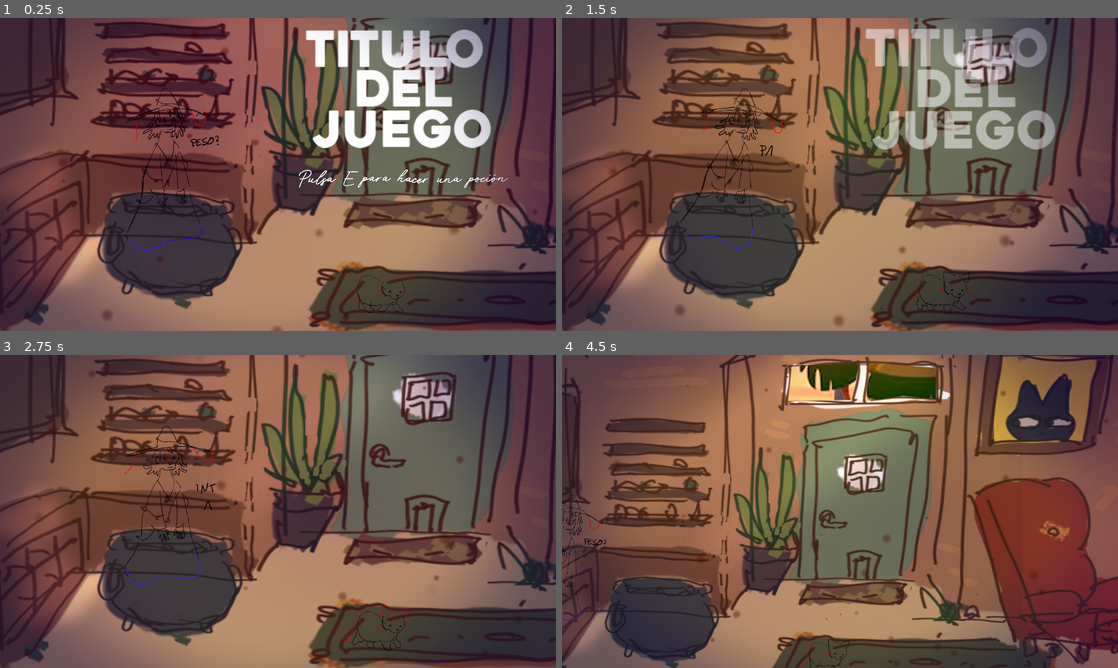
Above: before the commit, frames 1-4 (two rows, left to right).
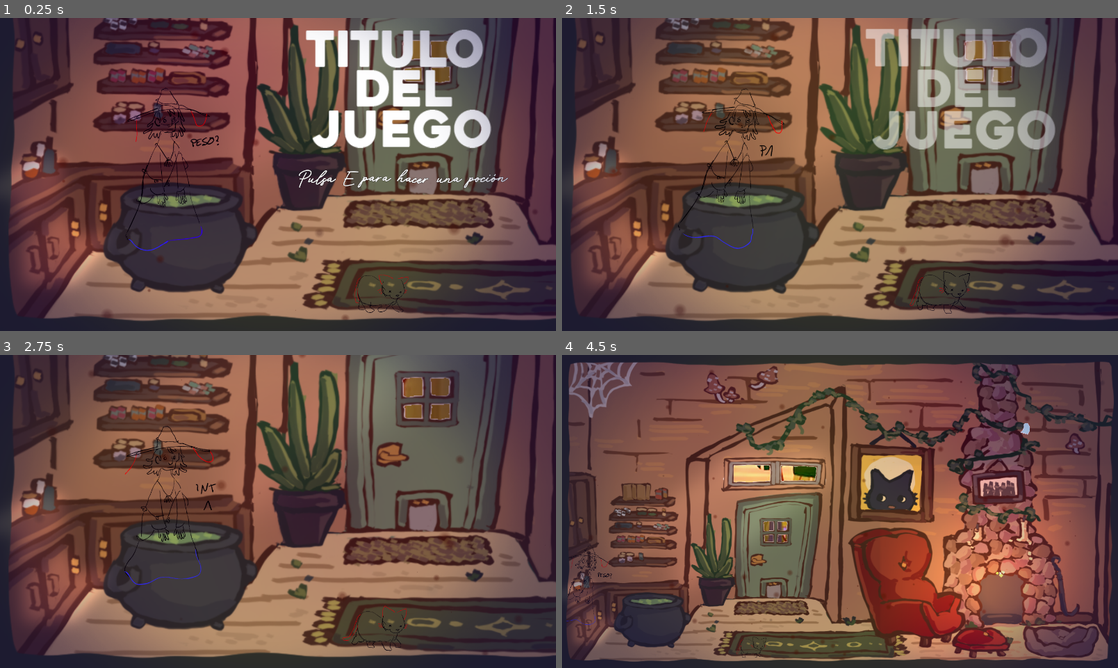
Above: after the commit, the same moments.

Repository: Mapachana/GlobalGameJam25
Game: Godot game, scene res://Scenes/Main.tscn
Same seed, same stepped clock (60 frames per second), same inputs: the game is played once before the commit and once after it. Sound files missing from this copy of the repository are replaced by a short silence.
Inputs:
- Up to frame 1 (0.25 s): no input
- Up to frame 2 (1.5 s): tap E at 0.5, 1.25 s; hold Right (ui_right) 0.53-1.28 s; tap Enter (ui_accept) at 0.6, 0.77, 1.07, 1.35 s; hold Down (ui_down) from 1.28 s (still down)
- Up to frame 3 (2.75 s): tap Enter (ui_accept) at 1.52, 1.82, 2.1 s; release Down (ui_down) at 2.03 s; hold Right (ui_right) from 2.03 s (still down)
- Up to frame 4 (4.5 s): release Right (ui_right) at 2.78 s; hold Up (ui_up) 2.78-3.53 s; tap Enter (ui_accept) at 2.85, 3.02, 3.32, 3.6, 3.77, 4.07, 4.35 s; tap E at 3.5 s; hold Left (ui_left) from 3.53 s (still down)

The runs differ from the first frame. In frame 1, 33% of the frame differs, in the area x 0-100%, y 0-100%; in frame 2, 34%; in frame 3, 36%; in frame 4, 75%.

Commit message:
salon

Diff:
--- a/ggj2025/Scenes/Main.gd
+++ b/ggj2025/Scenes/Main.gd
@@ -16,6 +16,7 @@
 var x_movement = true #si el movimiento es horizontal
 var target_threshold = 0
 var room = 0;
+var has_started = false
 
 # Contador de decisiones
 var cont_decision = 0
@@ -29,7 +30,8 @@
 
 # Called every frame. 'delta' is the elapsed time since the previous frame.
 func _process(delta):
-	if Input.is_action_just_pressed("ui_accept"):
+	if Input.is_action_just_pressed("ui_accept") && not has_started:
+		has_started = true
 		intro_animation()
 
 	if camera_follows:
--- a/ggj2025/Scenes/Main.tscn
+++ b/ggj2025/Scenes/Main.tscn
@@ -1,15 +1,18 @@
-[gd_scene load_steps=67 format=3 uid="uid://bqak8awkxwt4m"]
+[gd_scene load_steps=72 format=3 uid="uid://bqak8awkxwt4m"]
 
 [ext_resource type="Script" path="res://Scenes/Main.gd" id="1_nxvp8"]
 [ext_resource type="Texture2D" uid="uid://c0wixk35j0yrm" path="res://Images/cielo placeholder.png" id="2_2fuvx"]
 [ext_resource type="Texture2D" uid="uid://4ib718oyo6qc" path="res://Images/placeholder bg planta abajo.png" id="2_ouf3b"]
 [ext_resource type="Texture2D" uid="uid://cy1pc2hdjmnkm" path="res://Images/inicio.png" id="3_4ddiu"]
-[ext_resource type="Texture2D" uid="uid://bo7tacuk615qw" path="res://Images/salon sucio color.png" id="3_6bj5i"]
 [ext_resource type="Texture2D" uid="uid://3wtuod6jsgtu" path="res://Images/cocina sucio.png" id="3_40vug"]
+[ext_resource type="Texture2D" uid="uid://ckwgs27kt2ixq" path="res://Images/cosas salon/salon fondo.png" id="3_c7ul5"]
+[ext_resource type="Texture2D" uid="uid://bpng2sfxuf4nu" path="res://Images/cosas salon/marco.png" id="4_dy0fd"]
 [ext_resource type="Script" path="res://Scenes/PJ.gd" id="4_hxefk"]
 [ext_resource type="Texture2D" uid="uid://3gu7w3jw5kpv" path="res://Images/buhardilla sucio.jpg" id="4_ufxyl"]
+[ext_resource type="Texture2D" uid="uid://ch5mkjvvi1dmw" path="res://Images/cosas salon/caldero.png" id="5_0lyv4"]
 [ext_resource type="Texture2D" uid="uid://bid536u4ornod" path="res://Images/estudio sucio.jpg" id="5_2dtpk"]
 [ext_resource type="Texture2D" uid="uid://bgrjt4dgkhlwf" path="res://Images/pj IDLE/idle0001.png" id="6_2dvtn"]
+[ext_resource type="Texture2D" uid="uid://ctg3m3wjs3nwm" path="res://Images/cosas salon/cuadro.png" id="6_p13jp"]
 [ext_resource type="Texture2D" uid="uid://22fqkovei0yb" path="res://Images/pj IDLE/idle0002.png" id="7_mx3v3"]
 [ext_resource type="AudioStream" uid="uid://77latoqsh4re" path="res://Music/prueba/GGJ2024.ogg" id="7_t5vac"]
 [ext_resource type="PackedScene" uid="uid://d18pqfbs864oc" path="res://Scenes/Objeto.tscn" id="8_nq87s"]
@@ -46,6 +49,11 @@
 [ext_resource type="Texture2D" uid="uid://bcaw08ihri0rb" path="res://Images/ilum dormitorio.png" id="44_whxl0"]
 [ext_resource type="Texture2D" uid="uid://drvsthgclasin" path="res://Images/TITULO.png" id="45_g40rn"]
 [ext_resource type="FontFile" uid="uid://djlc0jlsskgd8" path="res://fuentes/Witches Friend Script.ttf" id="46_wc5us"]
+[ext_resource type="Texture2D" uid="uid://ddbdc28moknao" path="res://Images/cosas salon/sofa y reposapies.png" id="48_d4wyc"]
+
+[sub_resource type="Gradient" id="Gradient_7gbkl"]
+offsets = PackedFloat32Array(0, 0.0266667, 1)
+colors = PackedColorArray(0.220588, 0.220588, 0.220588, 1, 0.833439, 0.679624, 0.389241, 1, 1, 1, 1, 1)
 
 [sub_resource type="SpriteFrames" id="SpriteFrames_dgg74"]
 animations = [{
@@ -322,7 +330,47 @@
 [node name="Salon" type="Sprite2D" parent="."]
 position = Vector2(722.5, 405)
 scale = Vector2(1.00347, 1)
-texture = ExtResource("3_6bj5i")
+texture = ExtResource("3_c7ul5")
+
+[node name="SofaYReposapies" type="Sprite2D" parent="Salon"]
+position = Vector2(222.727, 210)
+scale = Vector2(0.996542, 1)
+texture = ExtResource("48_d4wyc")
+
+[node name="Caldero" type="Sprite2D" parent="Salon"]
+position = Vector2(-487.807, 281)
+scale = Vector2(0.996542, 1)
+texture = ExtResource("5_0lyv4")
+
+[node name="Cuadro" type="Sprite2D" parent="Salon"]
+position = Vector2(404.098, -77)
+scale = Vector2(0.996542, 1)
+texture = ExtResource("6_p13jp")
+
+[node name="CPUParticles2D" type="CPUParticles2D" parent="Salon"]
+position = Vector2(408.084, 162)
+amount = 5
+lifetime = 2.0
+explosiveness = 0.16
+randomness = 0.15
+emission_shape = 1
+emission_sphere_radius = 8.0
+direction = Vector2(0, 0)
+spread = 10.0
+gravity = Vector2(0, 0)
+initial_velocity_min = 5.0
+initial_velocity_max = 8.0
+angle_max = 90.0
+scale_amount_min = 4.0
+scale_amount_max = 9.0
+color = Color(1, 1, 0.705882, 1)
+color_ramp = SubResource("Gradient_7gbkl")
+
+[node name="SalonBorde" type="Sprite2D" parent="."]
+z_index = 1
+position = Vector2(722.5, 405)
+scale = Vector2(1.00347, 1)
+texture = ExtResource("4_dy0fd")
 
 [node name="Cocina" type="Sprite2D" parent="."]
 position = Vector2(2167.5, 405)
@@ -410,14 +458,14 @@
 scale_amount_curve = SubResource("Curve_rrcx7")
 color_ramp = SubResource("Gradient_tvg56")
 
-[node name="PointLight2D" type="PointLight2D" parent="."]
-position = Vector2(1139, 614)
+[node name="LuzFuego" type="PointLight2D" parent="."]
+position = Vector2(1149, 608)
 scale = Vector2(10.1561, 10.1561)
 color = Color(1, 0.587164, 0.202332, 1)
 energy = 1.4
 texture = SubResource("GradientTexture2D_7d2cb")
 
-[node name="AnimationPlayer" type="AnimationPlayer" parent="PointLight2D"]
+[node name="AnimationPlayer" type="AnimationPlayer" parent="LuzFuego"]
 libraries = {
 "": SubResource("AnimationLibrary_bnqmb")
 }
@@ -457,45 +505,45 @@
 [node name="IlumSuelo1" type="PointLight2D" parent="."]
 position = Vector2(64, 664)
 color = Color(0.928286, 0.84175, 0.737125, 1)
-energy = 0.6
+energy = 0.9
 texture = ExtResource("37_w7hww")
 
 [node name="IlumSuelo2" type="PointLight2D" parent="."]
 position = Vector2(2325, 614)
 color = Color(0.928286, 0.84175, 0.737125, 1)
-energy = 0.6
+energy = 0.9
 texture = ExtResource("38_68v08")
 
 [node name="IlumVentana1" type="PointLight2D" parent="."]
 position = Vector2(423, 423)
-energy = 0.5
+energy = 0.6
 texture = ExtResource("38_aecbm")
 
 [node name="IlumVentana2" type="PointLight2D" parent="."]
 position = Vector2(2547, 448)
-energy = 0.5
+energy = 0.6
 texture = ExtResource("40_y3u85")
 
 [node name="IlumSuelo4" type="PointLight2D" parent="."]
 position = Vector2(1822, -880)
 color = Color(0.928286, 0.84175, 0.737125, 1)
-energy = 0.6
+energy = 0.9
 texture = ExtResource("41_qlss1")
 
 [node name="IlumVentana4" type="PointLight2D" parent="."]
 position = Vector2(2061, -1109)
-energy = 0.5
+energy = 0.6
 texture = ExtResource("42_swuu4")
 
 [node name="IlumSuelo5" type="PointLight2D" parent="."]
 position = Vector2(1682, -112)
 color = Color(0.928286, 0.84175, 0.737125, 1)
-energy = 0.6
+energy = 0.9
 texture = ExtResource("43_ey5m7")
 
 [node name="IlumVentana5" type="PointLight2D" parent="."]
 position = Vector2(2000, -357)
-energy = 0.5
+energy = 0.6
 texture = ExtResource("44_whxl0")
 
 [node name="TextoInicio" type="RichTextLabel" parent="."]
@@ -526,7 +574,7 @@
 
 [node name="muro2" type="CollisionShape2D" parent="collisions"]
 position = Vector2(2217, 0)
-scale = Vector2(74.1311, 3.02537)
+scale = Vector2(74.1311, 1.34537)
 shape = SubResource("RectangleShape2D_wvr4g")
 
 [node name="CollisionShape2D3" type="CollisionShape2D" parent="collisions"]
Binary file added: ggj2025/Images/cosas salon/caldero.png
Not shown, added: ggj2025/Images/cosas salon/caldero.png.import
Binary file added: ggj2025/Images/cosas salon/cuadro.png
Not shown, added: ggj2025/Images/cosas salon/cuadro.png.import
Binary file added: ggj2025/Images/cosas salon/marco.png
Not shown, added: ggj2025/Images/cosas salon/marco.png.import
Binary file added: ggj2025/Images/cosas salon/salon fondo.png
Not shown, added: ggj2025/Images/cosas salon/salon fondo.png.import
Binary file added: ggj2025/Images/cosas salon/sofa y reposapies.png
Not shown, added: ggj2025/Images/cosas salon/sofa y reposapies.png.import
Not shown: 1 places in ggj2025/Scenes/MainAuxiliar.tscn that only renumber resources
